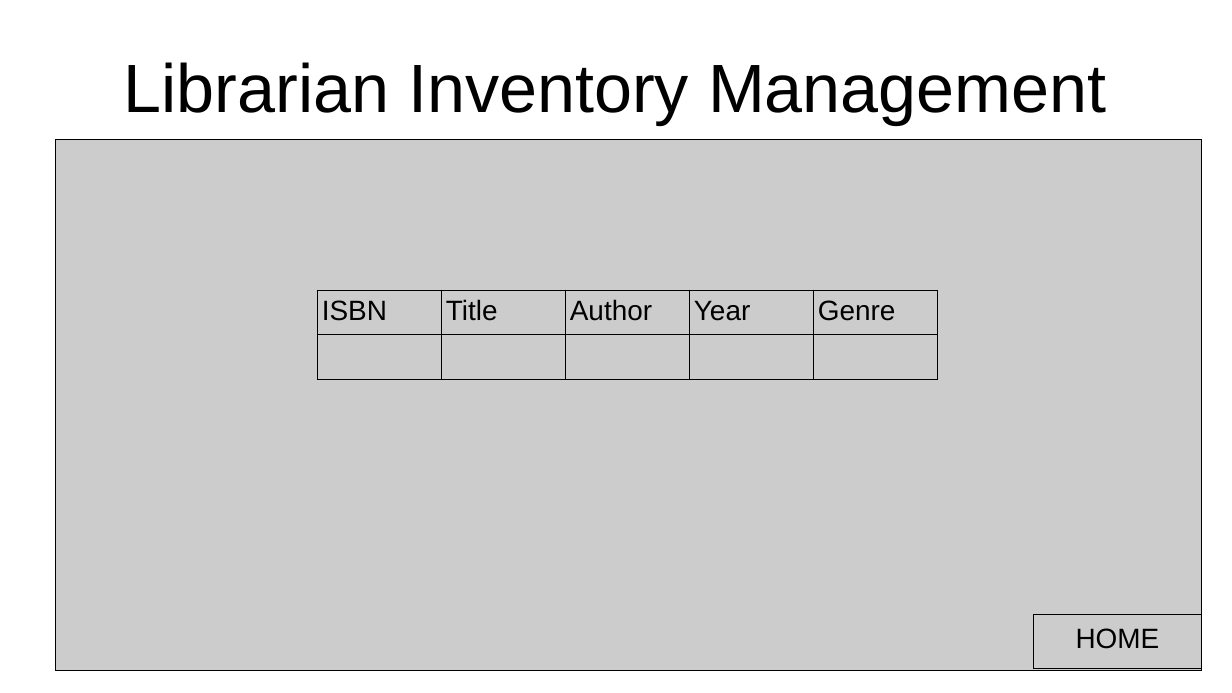
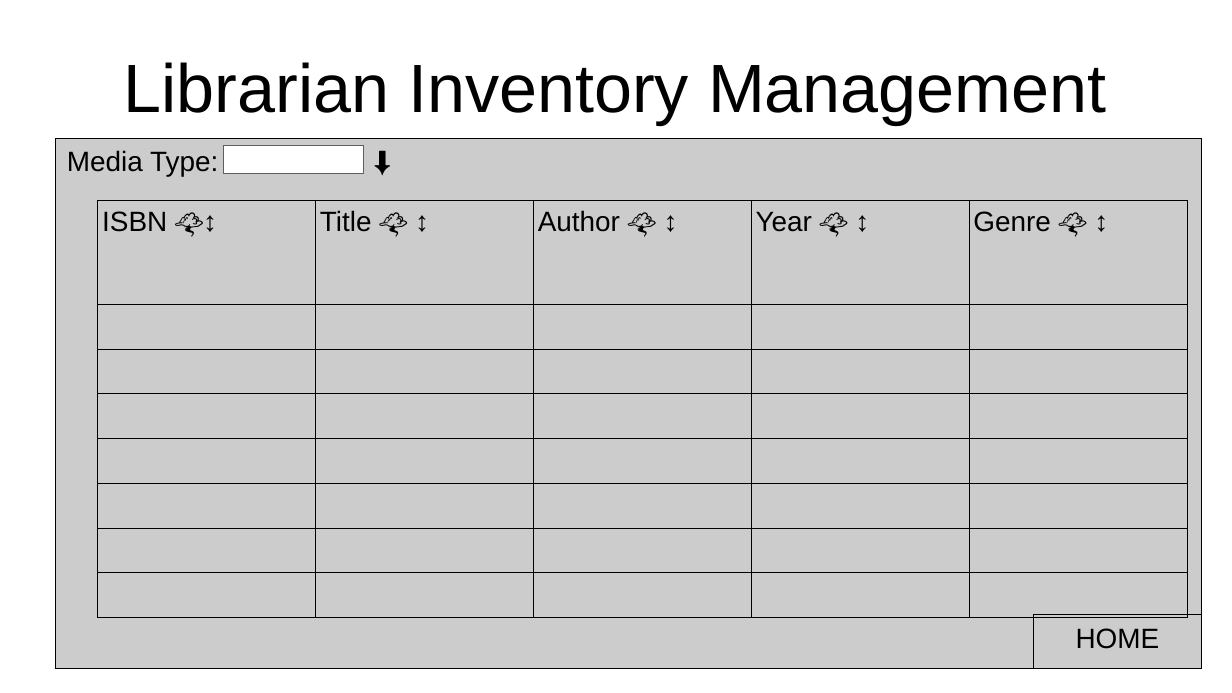
Before and after one commit to bheney/Library-Catalog, a slide deck: slide 8 of UI Mock Up.odp. Drawn at 1232x693 pixels with LibreOffice and Linux fonts; fonts in the diff are those of the drawing. Boxes give left, top, right and bottom in pixels: in the first picture for what was removed or moved away, otherwise in the second. Text is boxed around its words. In the diff, an @@ line names an element or a change of style, - is before the commit and + after.

```diff
--- a/UI Mock Up.odp
+++ b/UI Mock Up.odp
@@ rectangle added at (224,145,363,173), fill #FFFFFF, outline #3465A4 0 pt @@
@@ text in rectangle at (67,150,218,176): text added @@
+Media Type: ⬇️
@@ table at (98,201,1188,586) @@
-row 1: ISBN | Title | Author | Year | Genre
+row 1: ISBN 🌪️↕️ | Title 🌪️ ↕️ | Author 🌪️ ↕️ | Year 🌪️ ↕️ | Genre 🌪️ ↕️
+row 3:  |  |  |  | 
+row 4:  |  |  |  | 
+row 5:  |  |  |  | 
+row 6:  |  |  |  | 
+row 7:  |  |  |  | 
+row 8:  |  |  |  | 
@@ table: place and size @@
-table at (318,290,938,375)
+table at (98,201,1188,586)
```
Also in this commit, not shown: 1 other slide changed, 2 slides added, 2 other files.
